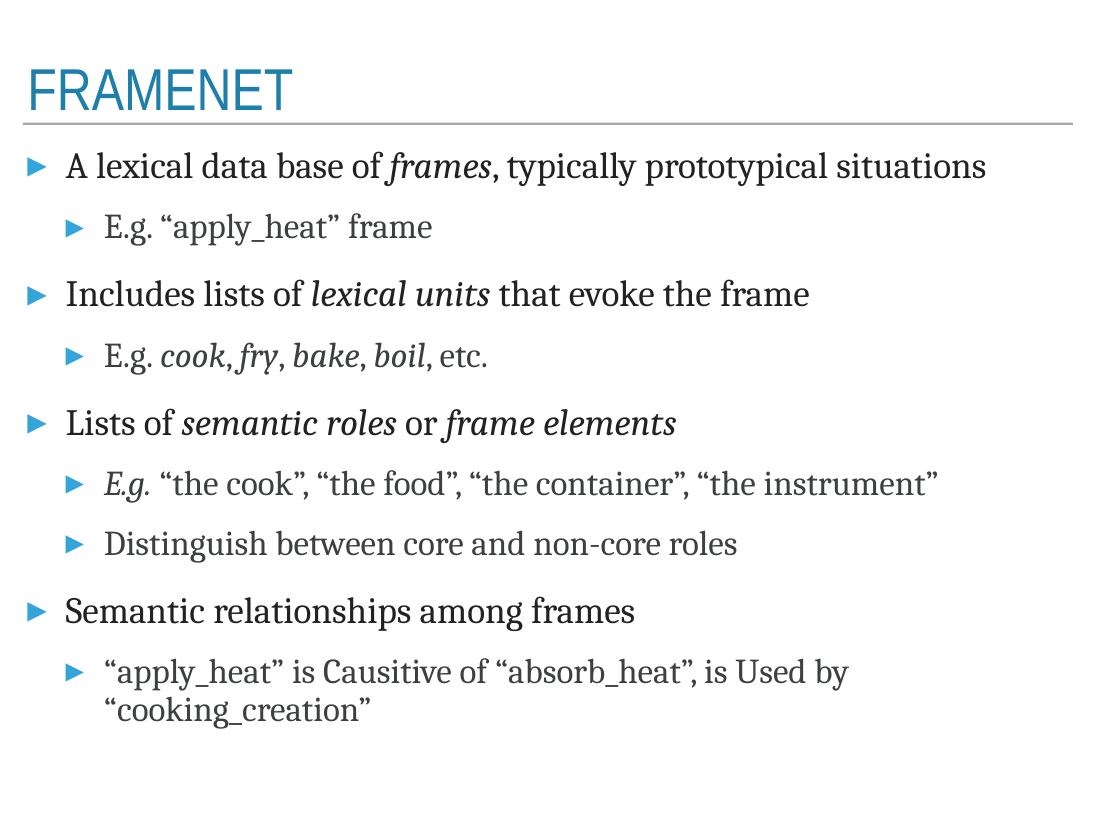
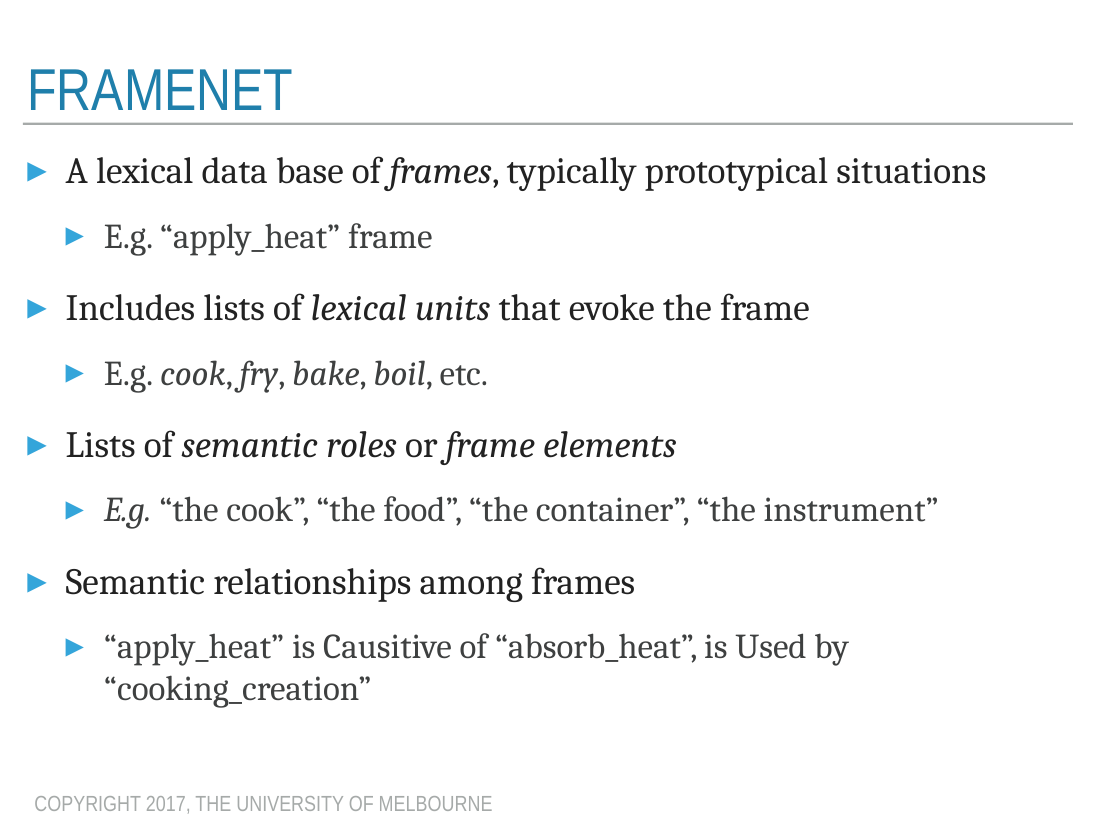
Before and after one commit to trevorcohn/comp90042, a slide deck: slide 15 of slides/WSTA_L8_lexical_semantics.pptx. Drawn at 1120x840 pixels with LibreOffice and Linux fonts; fonts in the diff are those of the drawing. Boxes give left, top, right and bottom in pixels: in the first picture for what was removed or moved away, otherwise in the second. Text is boxed around its words. In the diff, an @@ line names an element or a change of style, - is before the commit and + after.

Commit message:
updated lexical semantics

```diff
--- a/slides/WSTA_L8_lexical_semantics.pptx
+++ b/slides/WSTA_L8_lexical_semantics.pptx
@@ text "A lexical data base of ..." at (x1=66, y1=156, x2=986, y2=708): line spacing 0.9 to 1 @@
@@ text at (x1=104, y1=530, x2=738, y2=563): paragraph removed @@
-  ▸ Distinguish between core and non-core roles
@@ text added at (x1=34, y1=796, x2=493, y2=814), 20 pt, text #A6AAA9 @@
+COPYRIGHT 2017, THE UNIVERSITY OF MELBOURNE
```
Also in this commit, not shown: 19 other slides changed, 1 other file.
